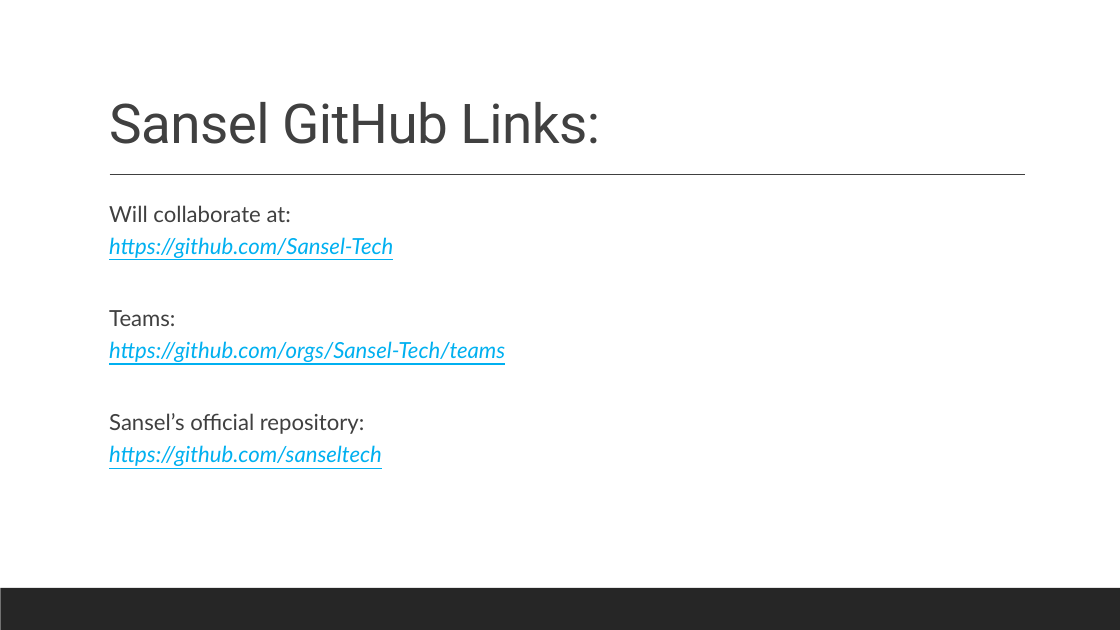
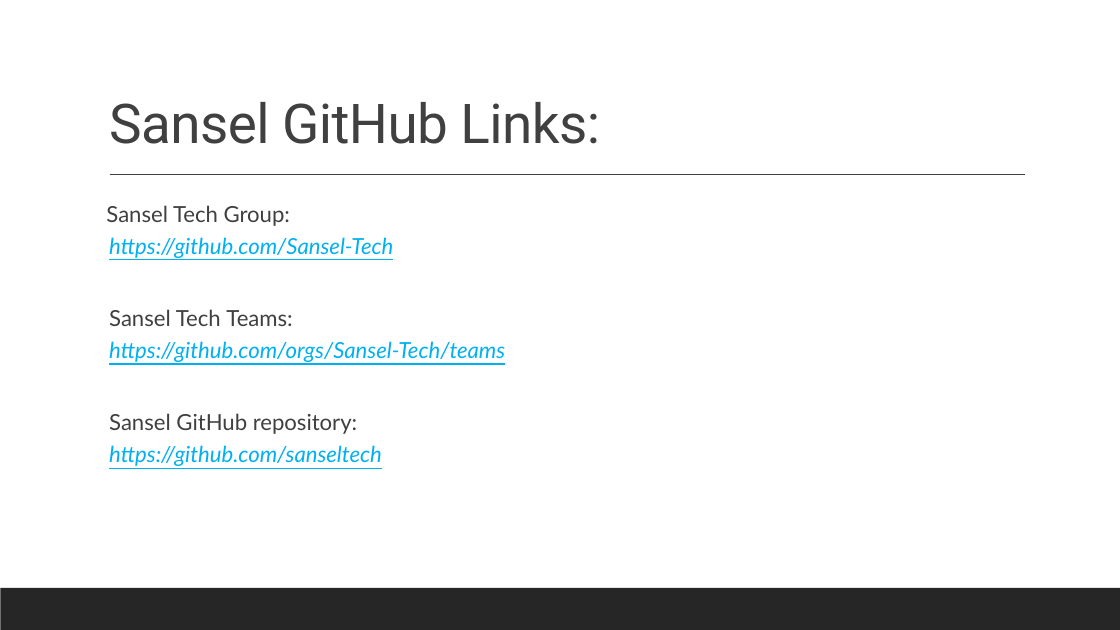
Before and after one commit to Sansel-Tech/An-Init, a slide deck: slide 3 of Grow with Sansel.pptx. Drawn at 1120x630 pixels with LibreOffice and Linux fonts; fonts in the diff are those of the drawing. Boxes give left, top, right and bottom in pixels: in the first picture for what was removed or moved away, otherwise in the second. Text is boxed around its words. In the diff, an @@ line names an element or a change of style, - is before the commit and + after.

```diff
--- a/Grow with Sansel.pptx
+++ b/Grow with Sansel.pptx
@@ text at [106,205,290,226]: text changed @@
-  Will collaborate at:
+Sansel Tech Group:
@@ text at [109,309,292,326]: text changed @@
-  Teams:
+  Sansel Tech Teams:
@@ text at [109,413,357,434]: text changed @@
-  Sansel’s official repository:
+  Sansel GitHub repository:
```
Also in this commit, not shown: 1 other file.
